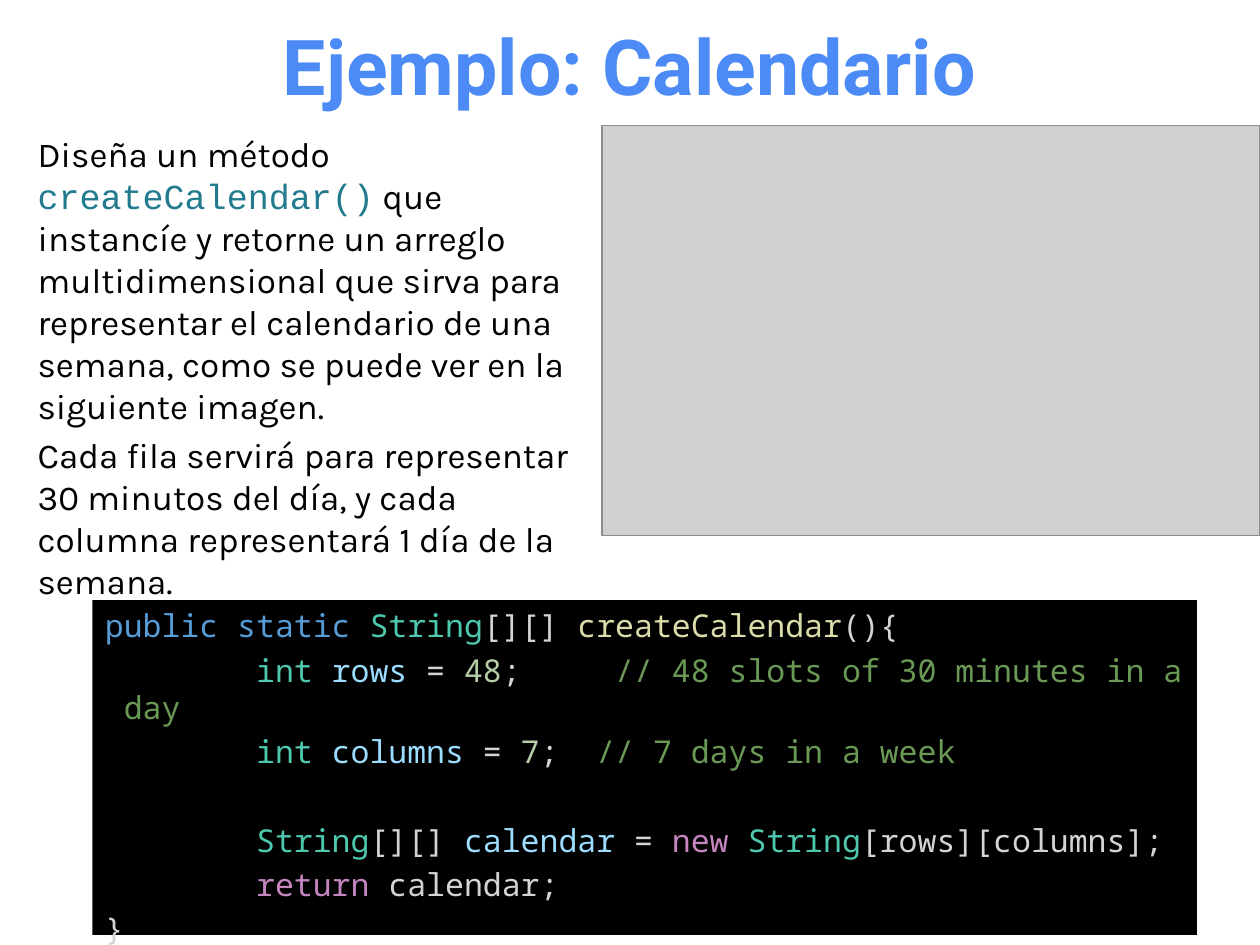
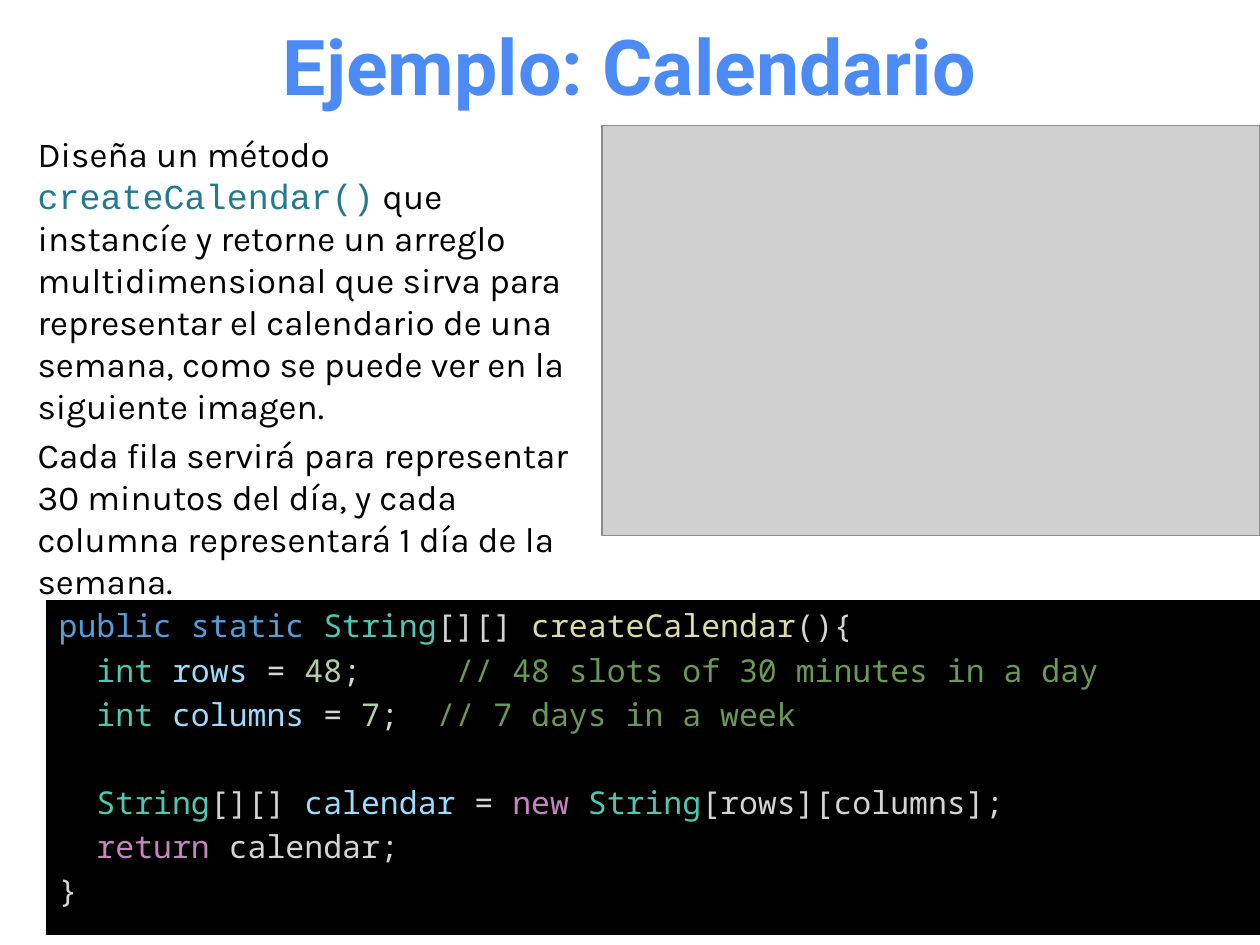
Before and after one commit to OMardil/INFO2, a slide deck: slide 13 of MOD01_Arreglos_multidimensionales/01 Presentacion/INFO2_MOD01-Arreglos_Multidimensionales.pptx. Drawn at 1260x945 pixels with LibreOffice and Linux fonts; fonts in the diff are those of the drawing; grey boxes stand for pictures. Boxes give left, top, right and bottom in pixels: in the first picture for what was removed or moved away, otherwise in the second. Text is boxed around its words. In the diff, an @@ line names an element or a change of style, - is before the commit and + after.

```diff
--- a/MOD01_Arreglos_multidimensionales/01 Presentacion/INFO2_MOD01-Arreglos_Multidimensionales.pptx
+++ b/MOD01_Arreglos_multidimensionales/01 Presentacion/INFO2_MOD01-Arreglos_Multidimensionales.pptx
@@ rectangle "public static String[][] createCalendar(){": place and size @@
-rectangle "public static String[][] createCalendar(){" at (92, 600, 1197, 935)
+rectangle "public static String[][] createCalendar(){" at (47, 600, 1260, 935)
```
